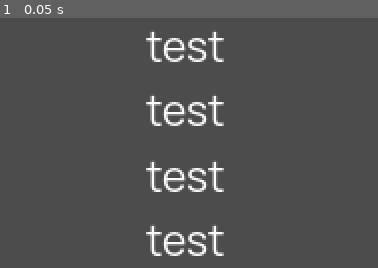
Above: before the commit, frame 1.
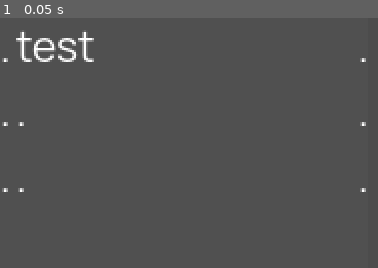
Above: after the commit, the same moment.

Repository: mrwm/clock
Game: Godot game, scene res://ModeList.tscn
Two runs of this game, one before a commit and one after it. Both use one fixed random seed, a clock stepped at 60 frames per second and the inputs below. This scene is started directly instead of the project's main scene.
Inputs:
- Up to frame 1 (0.05 s): no input

The runs differ from the first frame. In frame 1, 5.4% of the frame differs, in the area x 0-97%, y 4-96%.

Commit message:
add background color, and play around with gridcontainer for formatting

Diff:
--- a/ModeList.tscn
+++ b/ModeList.tscn
@@ -7,40 +7,86 @@
 anchor_bottom = 1.0
 script = ExtResource( 1 )
 
-[node name="VBoxContainer" type="VBoxContainer" parent="."]
+[node name="ColorRect" type="ColorRect" parent="."]
 anchor_right = 1.0
 anchor_bottom = 1.0
-__meta__ = {
-"_edit_use_anchors_": true
-}
+color = Color( 0.317647, 0.317647, 0.317647, 1 )
+
+[node name="VBoxContainer" type="GridContainer" parent="."]
+anchor_right = 1.0
+anchor_bottom = 1.0
+columns = 3
 
 [node name="Label" type="Label" parent="VBoxContainer"]
+margin_right = 16.0
+margin_bottom = 89.0
+size_flags_horizontal = 0
+size_flags_vertical = 0
+text = "."
+
+[node name="Label2" type="Label" parent="VBoxContainer"]
+margin_left = 24.0
+margin_right = 516.0
+margin_bottom = 89.0
+size_flags_horizontal = 3
+text = "test"
+
+[node name="Label3" type="Label" parent="VBoxContainer"]
+margin_left = 524.0
 margin_right = 540.0
 margin_bottom = 89.0
-text = "test"
-align = 1
-valign = 1
+size_flags_horizontal = 0
+size_flags_vertical = 0
+text = "."
 
-[node name="Label2" type="Label" parent="VBoxContainer"]
+[node name="Label4" type="Label" parent="VBoxContainer"]
+margin_top = 97.0
+margin_right = 16.0
+margin_bottom = 186.0
+size_flags_horizontal = 0
+size_flags_vertical = 0
+text = "."
+
+[node name="Label5" type="Label" parent="VBoxContainer"]
+margin_left = 24.0
+margin_top = 97.0
+margin_right = 40.0
+margin_bottom = 186.0
+size_flags_horizontal = 0
+size_flags_vertical = 0
+text = "."
+
+[node name="Label6" type="Label" parent="VBoxContainer"]
+margin_left = 524.0
 margin_top = 97.0
 margin_right = 540.0
 margin_bottom = 186.0
-text = "test"
-align = 1
-valign = 1
+size_flags_horizontal = 0
+size_flags_vertical = 0
+text = "."
 
-[node name="Label3" type="Label" parent="VBoxContainer"]
+[node name="Label7" type="Label" parent="VBoxContainer"]
+margin_top = 194.0
+margin_right = 16.0
+margin_bottom = 283.0
+size_flags_horizontal = 0
+size_flags_vertical = 0
+text = "."
+
+[node name="Label8" type="Label" parent="VBoxContainer"]
+margin_left = 24.0
+margin_top = 194.0
+margin_right = 40.0
+margin_bottom = 283.0
+size_flags_horizontal = 0
+size_flags_vertical = 0
+text = "."
+
+[node name="Label9" type="Label" parent="VBoxContainer"]
+margin_left = 524.0
 margin_top = 194.0
 margin_right = 540.0
 margin_bottom = 283.0
-text = "test"
-align = 1
-valign = 1
-
-[node name="Label4" type="Label" parent="VBoxContainer"]
-margin_top = 291.0
-margin_right = 540.0
-margin_bottom = 380.0
-text = "test"
-align = 1
-valign = 1
+size_flags_horizontal = 0
+size_flags_vertical = 0
+text = "."
